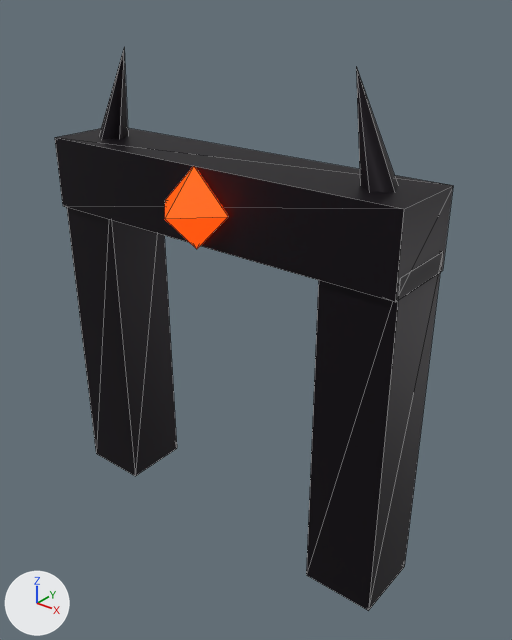
The glTF model public/assets/models/environment/castle/infernal_gate.glb as it was, and as the next commit left it.
Both versions are drawn from a camera (50 mm lens) standing at (4.66, -5.38, 6.05) and looking at (0.35, 0.01, 2.7). Every picture has the same lights, and +X, +Y and +Z are marked at lower left. The picture after the commit comes second. Mesh edges are drawn as thin lines. Where no turn or scale is listed for an object, it has been applied to the vertices. Vertices at exactly the same position are counted once.
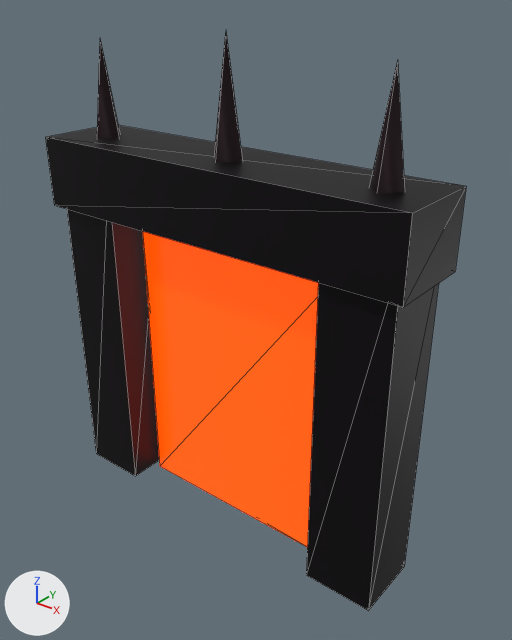
Where the newer file only moved an object's origin or applied its transform, the numbers keep the older frame.

What differs and where, as boxes [x1, y1, x2, y2] in the pictures (512 x 640 px):
'Mesh_2', rescaled
    before: [55, 128, 453, 302]
    after: [45, 125, 466, 307]
'Mesh_6', added (orange)
    after: [143, 232, 318, 547]
'Mesh_5', recoloured, surface changed, reshaped, moved
    before: [165, 166, 228, 249]
    after: [214, 33, 242, 162]
'Mesh_4', recoloured, surface changed, reshaped, moved, turned
    before: [356, 67, 398, 192]
    after: [370, 60, 405, 193]
'Mesh_3', recoloured, surface changed, reshaped, moved, turned
    before: [99, 49, 128, 139]
    after: [97, 40, 120, 138]

Diff of the bpy script that builds the scene:
```diff
--- a/public/assets/models/environment/castle/infernal_gate.glb.py
+++ b/public/assets/models/environment/castle/infernal_gate.glb.py
@@ mat_material_1 @@
 mat_material_1 = principled_material('Material_1')
-mat_material_1.base_color = (1.0, 0.0908, 0.00561)  # orange #ff5511
-mat_material_1.metallic = 0.1
-mat_material_1.roughness = 0.2
-mat_material_1.emission_color = (1.0, 0.0331, 0.0)  # orange #ff3300
-mat_material_1.emission_strength = 2.2
+mat_material_1.base_color = (0.0212, 0.00913, 0.013)  # black #28181e
+mat_material_1.metallic = 0.6
@@ me_mesh_2 @@
-me_mesh_2.from_pydata(...)  # 8 vertices, 12 faces; spans x -2.2..2.2, y -0.45..0.45, z -0.4..0.4
+me_mesh_2.from_pydata(...)  # 8 vertices, 12 faces; spans x -2.3..2.3, y -0.5..0.5, z -0.4..0.4
+# me_mesh_2 part 1: the whole mesh is scaled about its middle by (1.05, 1.11, 1)
 me_mesh_2.materials.append(mat_material_0)
@@ me_mesh_3 @@
 # used by ob_mesh_3; parent = ob_node_0; location = (-1.6, 0.0, 4.8); rotation_euler = (0.0, 0.3, 0.0), in degrees (0, 17, 0)
-me_mesh_3.from_pydata(...)  # 8 vertices, 10 faces; spans x -0.19..0.19, y -0.2..0.162, z -0.6..0.6
-me_mesh_3.materials.append(mat_material_0)  # black #18121a
+me_mesh_3.from_pydata(...)  # 7 vertices, 8 faces; spans x -0.18..0.18, y -0.18..0.18, z -0.55..0.55
+# me_mesh_3 part 2: the whole mesh is rebuilt
+me_mesh_3.materials.append(mat_material_1)  # black #28181e
@@ me_mesh_4 @@
 # used by ob_mesh_4; parent = ob_node_0; location = (1.6, 0.0, 4.8); rotation_euler = (0.0, -0.3, 0.0), in degrees (0, -17, 0)
-me_mesh_4.from_pydata(...)  # 8 vertices, 10 faces; spans x -0.19..0.19, y -0.2..0.162, z -0.6..0.6
-me_mesh_4.materials.append(mat_material_0)  # black #18121a
+me_mesh_4.from_pydata(...)  # 7 vertices, 8 faces; spans x -0.18..0.18, y -0.18..0.18, z -0.55..0.55
+# me_mesh_4 part 3: the whole mesh is rebuilt
+me_mesh_4.materials.append(mat_material_1)  # black #28181e
@@ me_mesh_5 @@
 # verts and faces of me_mesh_5; kept vertices keep their numbers, new ones are numbered from 6
-me_mesh_5.from_pydata(...)  # 6 vertices, 8 faces; spans x -0.42..0.42, y -0.42..0.42, z -0.42..0.42
+me_mesh_5.from_pydata(...)  # 7 vertices, 8 faces; spans x -0.22..0.22, y -0.22..0.22, z -0.7..0.7
+# me_mesh_5 part 4
+delete_vertices([*range(0, 6)])  # with the faces that use them
+verts[6] = (0.0, 0.0, 0.7)
+verts[7] = (0.0, -0.22, -0.7)
+verts[8] = (0.22, 0.0, -0.7)
+verts[9] = (0.0, 0.22, -0.7)
+verts[10] = (-0.22, 0.0, -0.7)
+verts[11] = (0.0, -0.22, -0.7)
+verts[12] = (0.0, 0.0, -0.7)
+faces += [(6, 7, 8), (6, 8, 9), (6, 9, 10), (6, 10, 11), (7, 12, 8), (8, 12, 9)]
+faces += [(9, 12, 10), (10, 12, 11)]
 me_mesh_5.materials.append(mat_material_1)
@@ ob_mesh_3 @@
 ob_mesh_3.parent = ob_node_0
-ob_mesh_3.location = (-1.6, 0.0, 4.8)
-ob_mesh_3.rotation_euler = (0.0, 0.3, 0.0)  # degrees (0, 17, 0)
+ob_mesh_3.location = (-1.8, 0.0, 4.9)
@@ ob_mesh_4 @@
 ob_mesh_4.parent = ob_node_0
-ob_mesh_4.location = (1.6, 0.0, 4.8)
-ob_mesh_4.rotation_euler = (0.0, -0.3, 0.0)  # degrees (0, -17, 0)
+ob_mesh_4.location = (1.8, 0.0, 4.9)
@@ ob_mesh_5 @@
 ob_mesh_5 = bpy.data.objects.new('Mesh_5', me_mesh_5)
-ob_mesh_5.location = (0.0, -0.5, 4.0)
+ob_mesh_5.location = (0.0, 0.0, 4.9)
@@ ob_mesh_6 @@
+ob_mesh_6 = bpy.data.objects.new('Mesh_6', me_mesh_6)  # a box spanning x -1.3..1.3, y -0.04..0.04, z -1.7..1.7; in mat_material_2 (orange #ff5511, glowing orange #ff3300)
+ob_mesh_6.location = (0.0, 0.0, 1.7)
```
